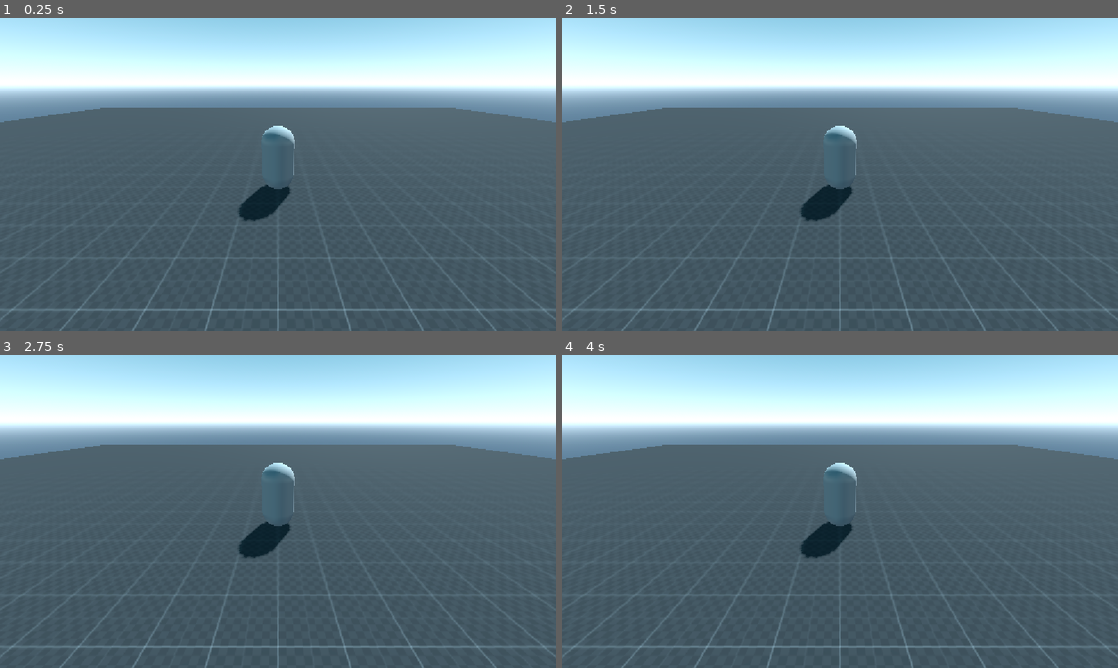
Above: before the commit, frames 1-4 (two rows, left to right).
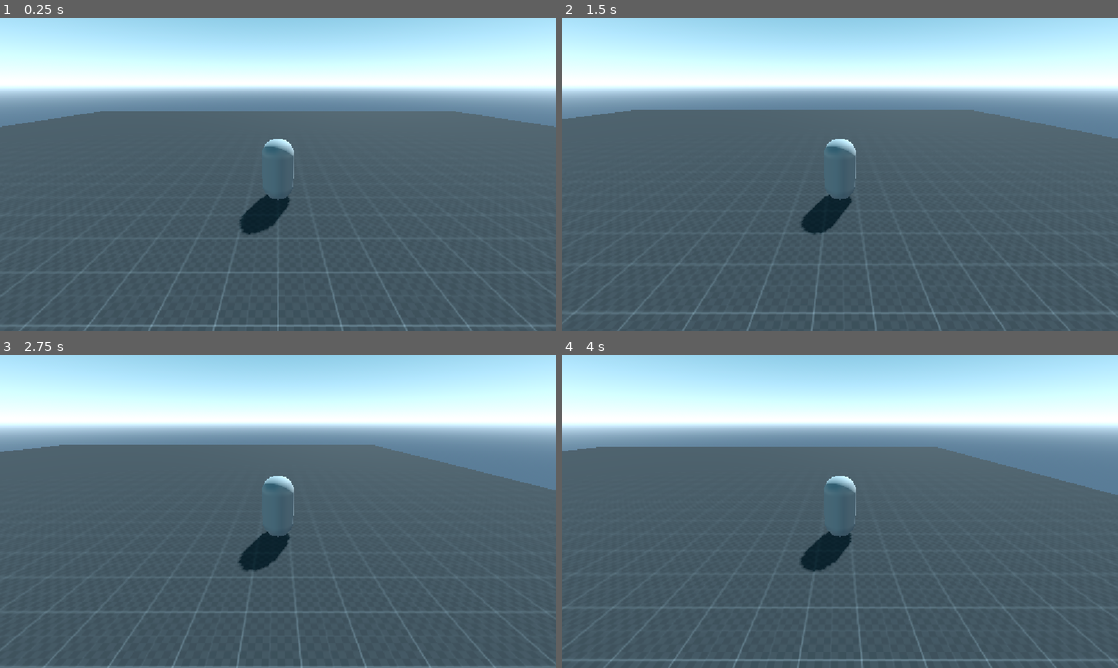
Above: after the commit, the same moments.

Repository: wldn-087/gimersia-inspire-gamejam
Game: Godot game, scene res://scenes/world.tscn
Two runs of this game, one before a commit and one after it. Both use one fixed random seed, a clock stepped at 60 frames per second and the inputs below.
Inputs:
- Up to frame 1 (0.25 s): no input
- Up to frame 2 (1.5 s): tap Enter at 0.5 s; hold D (right, bound only after the commit) 0.53-1.28 s; hold Shift (run, bound only after the commit) 0.53-1.28 s; hold S (backward, bound only after the commit) from 1.28 s (still down); tap Shift (run, bound only after the commit) at 1.35 s
- Up to frame 3 (2.75 s): release S (backward, bound only after the commit) at 2.03 s; hold D (right, bound only after the commit) from 2.03 s (still down); hold Shift (run, bound only after the commit) from 2.03 s (still down)
- Up to frame 4 (4 s): release D (right, bound only after the commit) at 2.78 s; release Shift (run, bound only after the commit) at 2.78 s; hold W (forward, bound only after the commit) 2.78-3.53 s; tap Shift (run, bound only after the commit) at 2.85 s; hold A (left, bound only after the commit) from 3.53 s (still down); hold Shift (run, bound only after the commit) from 3.53 s (still down)

The runs differ from the first frame. In frame 1, 4.3% of the frame differs, in the area x 0-100%, y 28-100%; in frame 2, 4.4%; in frame 3, 5.5%; in frame 4, 6.2%.

Commit message:
feat/basic movement

Diff:
--- a/project.godot
+++ b/project.godot
@@ -24,6 +24,44 @@
 
 project/assembly_name="Gimersia Inspire GameJam"
 
+[input]
+
+forward={
+"deadzone": 0.2,
+"events": [Object(InputEventKey,"resource_local_to_scene":false,"resource_name":"","device":-1,"window_id":0,"alt_pressed":false,"shift_pressed":false,"ctrl_pressed":false,"meta_pressed":false,"pressed":false,"keycode":0,"physical_keycode":87,"key_label":0,"unicode":119,"location":0,"echo":false,"script":null)
+]
+}
+backward={
+"deadzone": 0.2,
+"events": [Object(InputEventKey,"resource_local_to_scene":false,"resource_name":"","device":-1,"window_id":0,"alt_pressed":false,"shift_pressed":false,"ctrl_pressed":false,"meta_pressed":false,"pressed":false,"keycode":0,"physical_keycode":83,"key_label":0,"unicode":115,"location":0,"echo":false,"script":null)
+]
+}
+left={
+"deadzone": 0.2,
+"events": [Object(InputEventKey,"resource_local_to_scene":false,"resource_name":"","device":-1,"window_id":0,"alt_pressed":false,"shift_pressed":false,"ctrl_pressed":false,"meta_pressed":false,"pressed":false,"keycode":0,"physical_keycode":65,"key_label":0,"unicode":97,"location":0,"echo":false,"script":null)
+]
+}
+right={
+"deadzone": 0.2,
+"events": [Object(InputEventKey,"resource_local_to_scene":false,"resource_name":"","device":-1,"window_id":0,"alt_pressed":false,"shift_pressed":false,"ctrl_pressed":false,"meta_pressed":false,"pressed":false,"keycode":0,"physical_keycode":68,"key_label":0,"unicode":100,"location":0,"echo":false,"script":null)
+]
+}
+run={
+"deadzone": 0.2,
+"events": [Object(InputEventKey,"resource_local_to_scene":false,"resource_name":"","device":-1,"window_id":0,"alt_pressed":false,"shift_pressed":false,"ctrl_pressed":false,"meta_pressed":false,"pressed":false,"keycode":0,"physical_keycode":4194325,"key_label":0,"unicode":0,"location":0,"echo":false,"script":null)
+]
+}
+attack_melee={
+"deadzone": 0.2,
+"events": [Object(InputEventMouseButton,"resource_local_to_scene":false,"resource_name":"","device":-1,"window_id":0,"alt_pressed":false,"shift_pressed":false,"ctrl_pressed":false,"meta_pressed":false,"button_mask":1,"position":Vector2(247, 12),"global_position":Vector2(256, 60),"factor":1.0,"button_index":1,"canceled":false,"pressed":true,"double_click":true,"script":null)
+]
+}
+attack_range={
+"deadzone": 0.2,
+"events": [Object(InputEventMouseButton,"resource_local_to_scene":false,"resource_name":"","device":-1,"window_id":0,"alt_pressed":false,"shift_pressed":false,"ctrl_pressed":false,"meta_pressed":false,"button_mask":2,"position":Vector2(309, 1),"global_position":Vector2(318, 49),"factor":1.0,"button_index":2,"canceled":false,"pressed":true,"double_click":false,"script":null)
+]
+}
+
 [physics]
 
 3d/physics_engine="Jolt Physics"
--- /dev/null
+++ b/scenes/player/components/player_input.gd
@@ -0,0 +1,10 @@
+extends Node
+class_name PlayerInput
+
+var movement_input : Vector2
+
+func _physics_process(delta: float) -> void:
+	movement_input = Input.get_vector("left", "right", "forward", "backward")
+
+func is_running():
+	return Input.is_action_pressed("run")
--- /dev/null
+++ b/scenes/player/components/player_locomotion.gd
@@ -0,0 +1,34 @@
+extends Node
+class_name PlayerLocomotion
+
+var player: Player
+var input_handler : PlayerInput
+
+var current_speed = 0.0
+var move_dir : Vector3
+var target_velocity: Vector3
+
+func start(owner: Player):
+	player = owner
+	input_handler = player.player_input
+
+func move(delta: float):
+	var move_input = input_handler.movement_input
+	move_dir = Vector3(move_input.x, 0, move_input.y).normalized()
+
+	if input_handler.is_running():
+		current_speed = player.run_speed
+	else:
+		current_speed = player.move_speed
+
+	target_velocity = move_dir * current_speed
+
+	var current_velocity := Vector3(player.velocity.x, 0.0, player.velocity.z)
+
+	if move_dir != Vector3.ZERO:
+		current_velocity = current_velocity.move_toward(target_velocity, player.acceleration * delta)
+	else:
+		current_velocity = current_velocity.move_toward(target_velocity, player.decceleration * delta)
+
+	player.velocity.x = current_velocity.x
+	player.velocity.z = current_velocity.z
--- /dev/null
+++ b/scenes/player/player.gd
@@ -0,0 +1,18 @@
+extends CharacterBody3D
+class_name Player
+
+@onready var player_input: PlayerInput = $Components/PlayerInput
+@onready var player_locomotion: PlayerLocomotion = $Components/PlayerLocomotion
+
+@export_group("Movemnet")
+@export var move_speed = 5.0
+@export var run_speed = 8.0
+@export var acceleration = 18.0
+@export var decceleration = 25.0
+
+func _ready() -> void:
+	player_locomotion.start(self)
+
+func _physics_process(delta: float) -> void:
+	player_locomotion.move(delta)
+	move_and_slide()
--- a/scenes/player/player.tscn
+++ b/scenes/player/player.tscn
@@ -1,15 +1,32 @@
 [gd_scene format=3 uid="uid://dr831lsjk88ta"]
+
+[ext_resource type="Script" uid="uid://dbbdfahsf6cqv" path="res://scenes/player/player.gd" id="1_8afob"]
+[ext_resource type="Script" uid="uid://caij77vtfx634" path="res://scenes/player/components/player_input.gd" id="2_dovo2"]
+[ext_resource type="Script" uid="uid://dnchl6nfvnu44" path="res://scenes/player/components/player_locomotion.gd" id="3_gmlin"]
+
+[sub_resource type="CapsuleMesh" id="CapsuleMesh_uj04i"]
 
 [sub_resource type="CapsuleShape3D" id="CapsuleShape3D_uj04i"]
 
-[sub_resource type="CapsuleMesh" id="CapsuleMesh_uj04i"]
+[node name="Player" type="CharacterBody3D" unique_id=393122508]
+script = ExtResource("1_8afob")
 
-[node name="Player" type="CharacterBody3D" unique_id=393122508]
+[node name="Visual" type="Node3D" parent="." unique_id=851428588]
+
+[node name="MeshInstance3D" type="MeshInstance3D" parent="Visual" unique_id=1051435524]
+transform = Transform3D(1, 0, 0, 0, 1, 0, 0, 0, 1, 0, 1, 0)
+mesh = SubResource("CapsuleMesh_uj04i")
 
 [node name="CollisionShape3D" type="CollisionShape3D" parent="." unique_id=1611510781]
 transform = Transform3D(1, 0, 0, 0, 1, 0, 0, 0, 1, 0, 1, 0)
 shape = SubResource("CapsuleShape3D_uj04i")
 
-[node name="MeshInstance3D" type="MeshInstance3D" parent="." unique_id=1051435524]
-transform = Transform3D(1, 0, 0, 0, 1, 0, 0, 0, 1, 0, 1, 0)
-mesh = SubResource("CapsuleMesh_uj04i")
+[node name="Components" type="Node" parent="." unique_id=462218309]
+
+[node name="PlayerInput" type="Node" parent="Components" unique_id=29945755]
+script = ExtResource("2_dovo2")
+metadata/_custom_type_script = "uid://caij77vtfx634"
+
+[node name="PlayerLocomotion" type="Node" parent="Components" unique_id=806237966]
+script = ExtResource("3_gmlin")
+metadata/_custom_type_script = "uid://dnchl6nfvnu44"
--- a/scenes/world.tscn
+++ b/scenes/world.tscn
@@ -38,4 +38,4 @@
 [node name="Player" parent="." unique_id=393122508 instance=ExtResource("2_rwgxs")]
 
 [node name="Camera3D" type="Camera3D" parent="Player" unique_id=1808341274]
-transform = Transform3D(1, 0, 0, 0, 0.91463304, 0.40428507, 0, -0.40428507, 0.91463304, 0, 3.1061134, 5.980164)
+transform = Transform3D(1, 0, 0, 0, 0.91463304, 0.40428507, 0, -0.40428507, 0.91463304, 0, 3.4898639, 5.980164)
Not shown, added: scenes/player/components/player_input.gd.uid
Not shown, added: scenes/player/components/player_locomotion.gd.uid
Not shown, added: scenes/player/player.gd.uid
